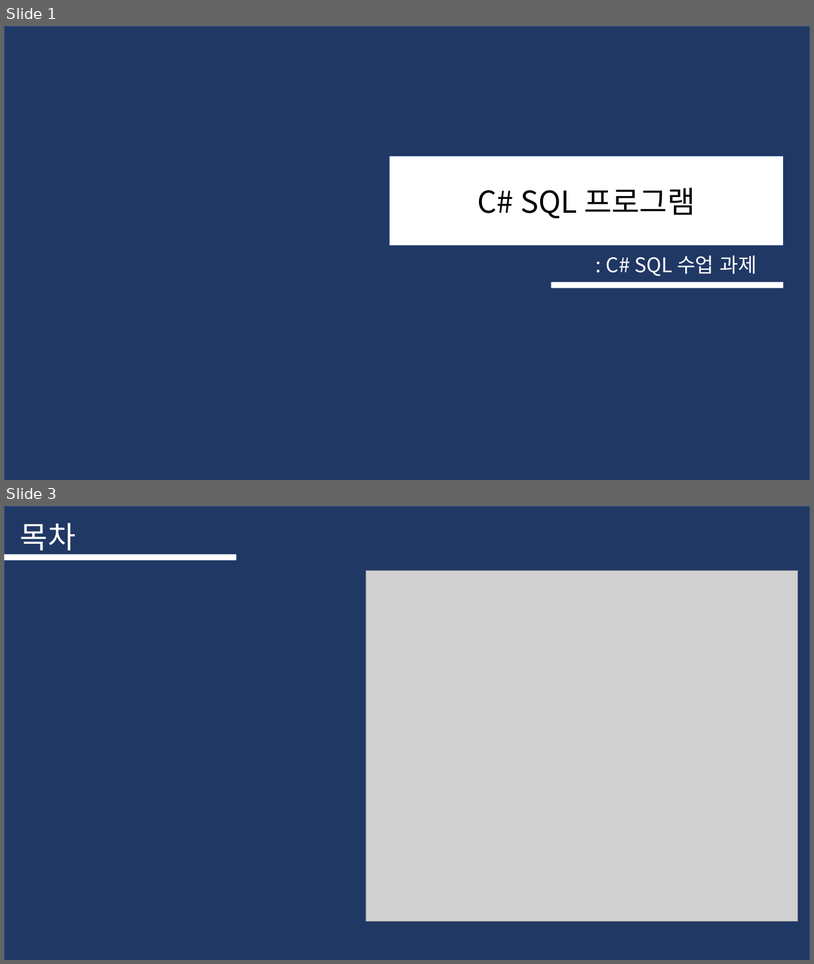
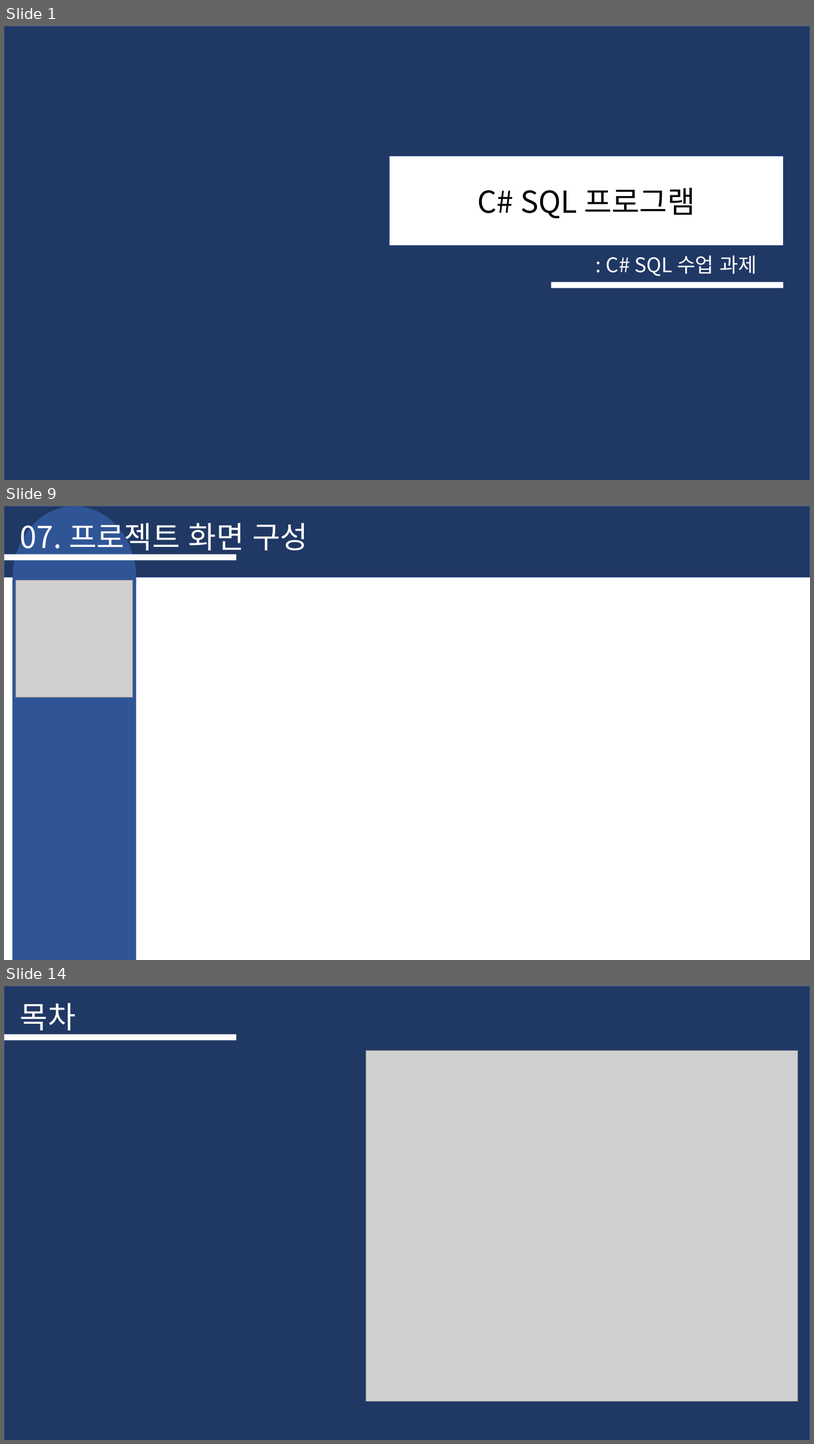
Before and after one commit to sjin9696/SqlDatabaseProject, a slide deck: 문서자료/03. 최종 발표 제출 자료/프로젝트B 발표 PPT .pptx. Shown one above the other, each under a label of ours: slides 1 and 3 before the commit, slides 1, 9 and 14 after it; the slides between them are not shown. The pictures are 814x964 and 814x1444 pixels, drawn with LibreOffice and Linux fonts; fonts in the diff are those of the drawing; grey boxes stand for pictures. Boxes give left, top, right and bottom in pixels: in the first picture for what was removed or moved away, otherwise in the second. Text is boxed around its words. In the diff, an @@ line names an element or a change of style, - is before the commit and + after.

```diff
--- a/문서자료/03. 최종 발표 제출 자료/프로젝트B 발표 PPT .pptx
+++ b/문서자료/03. 최종 발표 제출 자료/프로젝트B 발표 PPT .pptx
@@ slide 9 added at [4, 506, 810, 960], background #FFFFFF @@
@@ rectangle added at [4, 506, 810, 577], fill #203864, outline #325491 1 pt @@
@@ ellipse added at [12, 506, 136, 649], fill #2F5597 @@
@@ text added at [20, 517, 309, 556], 36 pt, text #FFFFFF @@
+07. 프로젝트 화면 구성
@@ rectangle added at [4, 555, 236, 561], fill #FFFFFF @@
@@ rectangle added at [12, 580, 136, 960], fill #2F5597 @@
@@ picture added at [16, 580, 133, 697] @@
@@ what was slide 3 is now slide 14 @@
```
Also in this commit, not shown: 1 slide changed, 10 other slides added.
